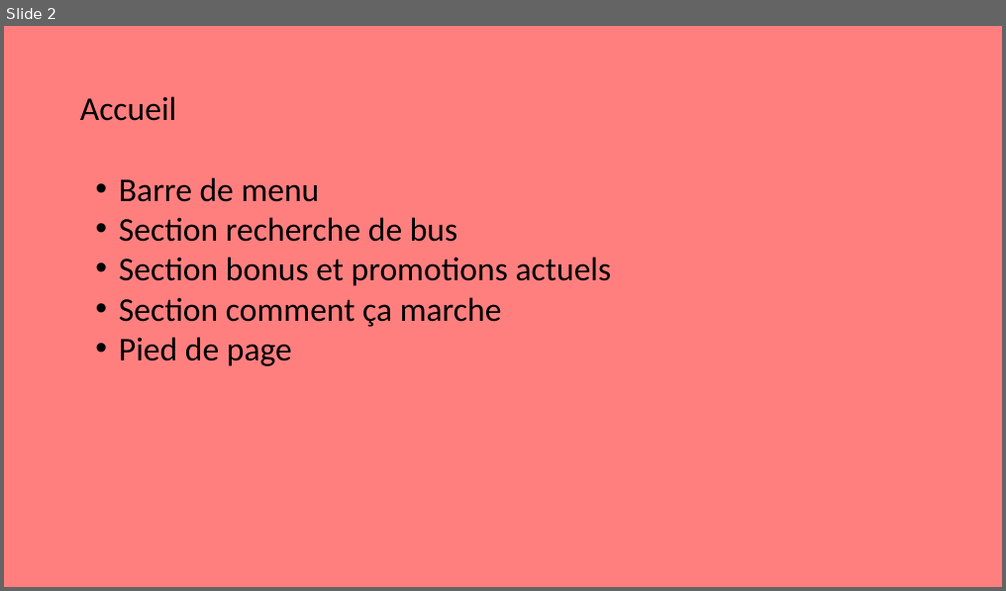
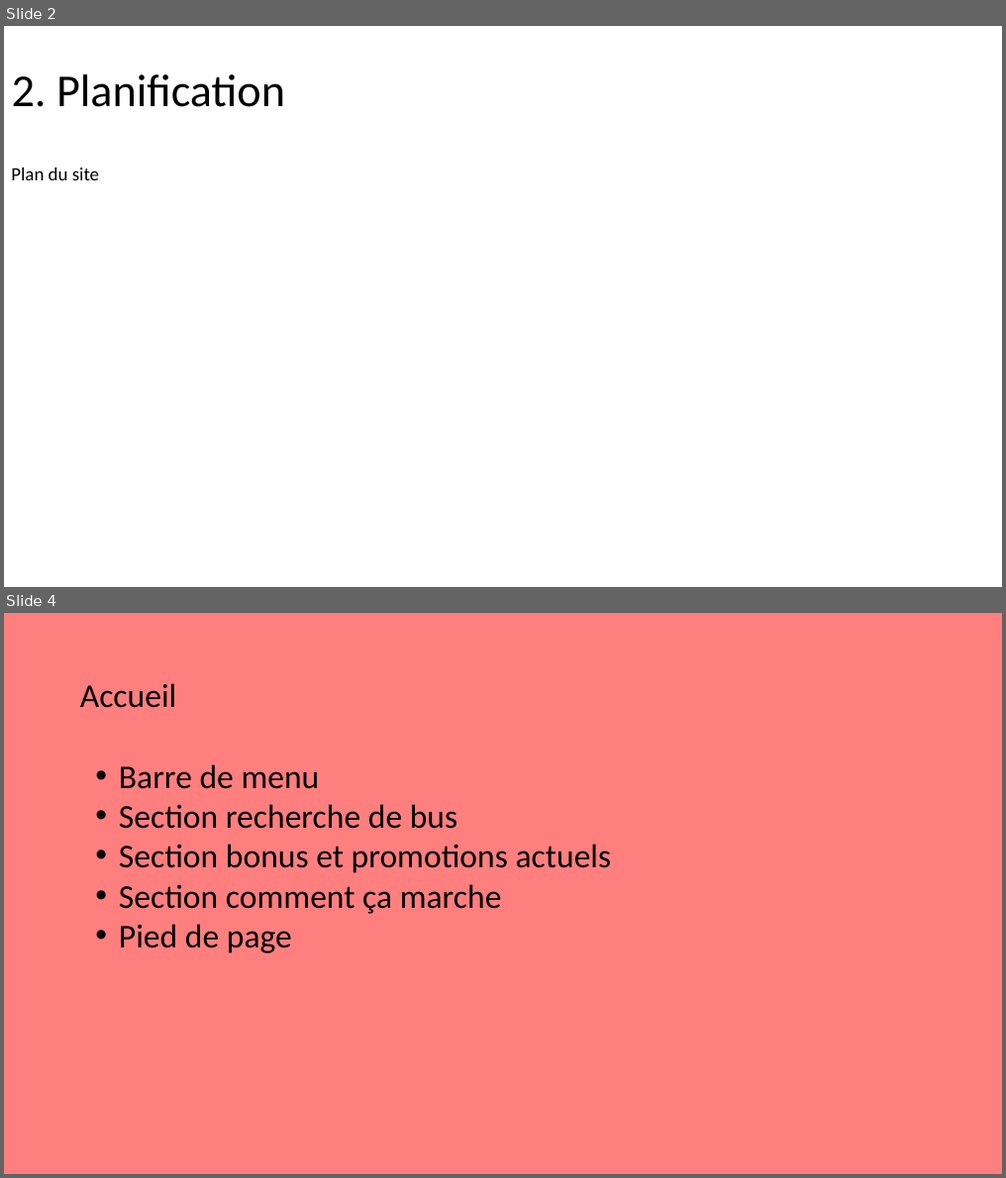
Before and after one commit to Traore-Yao/flash-go-Docs-repo-, a slide deck: maquettes/plan du site.pptx. Shown one above the other, each under a label of ours: slide 2 before the commit, slides 2 and 4 after it; the slides between them are not shown. The pictures are 1006x591 and 1006x1178 pixels, drawn with LibreOffice and Linux fonts; fonts in the diff are those of the drawing. Boxes give left, top, right and bottom in pixels: in the first picture for what was removed or moved away, otherwise in the second. Text is boxed around its words. In the diff, an @@ line names an element or a change of style, - is before the commit and + after.

Commit message:
maj plan du site

```diff
--- a/maquettes/plan du site.pptx
+++ b/maquettes/plan du site.pptx
@@ slide 2 added at box(4, 26, 1002, 587), background #FFFFFF @@
@@ title added at box(12, 75, 285, 107), 44 pt, text #000000 @@
+2. Planification
@@ text added at box(11, 168, 99, 180), 18 pt, text #000000 @@
+Plan du site
@@ what was slide 2 is now slide 4 @@
```
Also in this commit, not shown: 1 slide changed, 2 other slides added.
